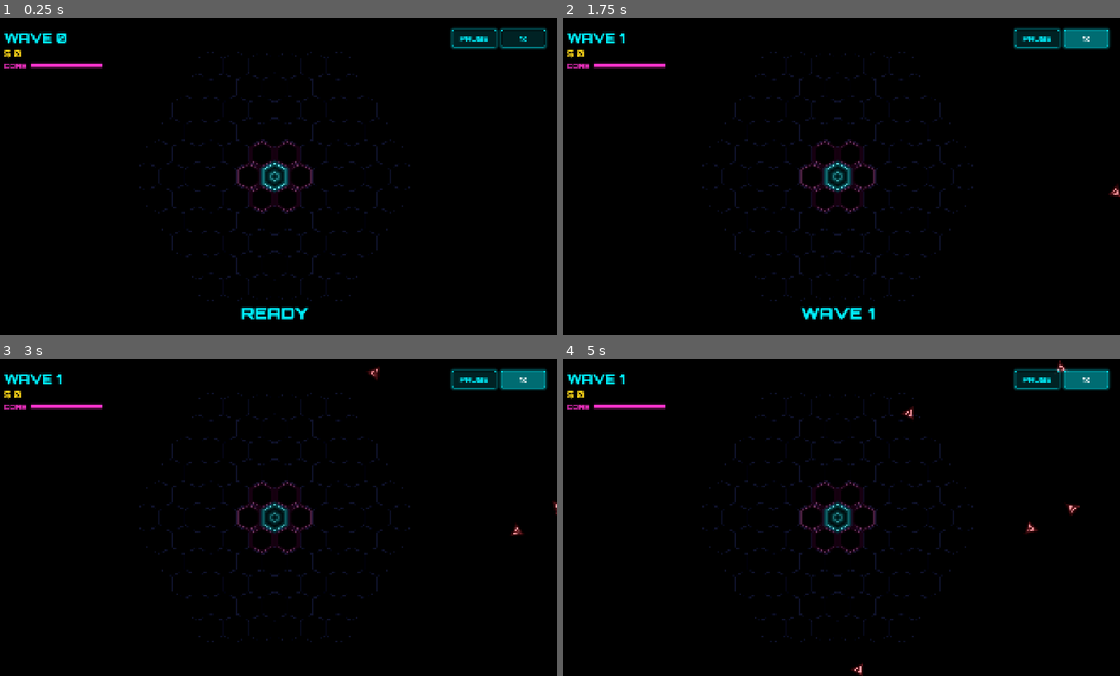
Above: before the commit, frames 1-4 (two rows, left to right).
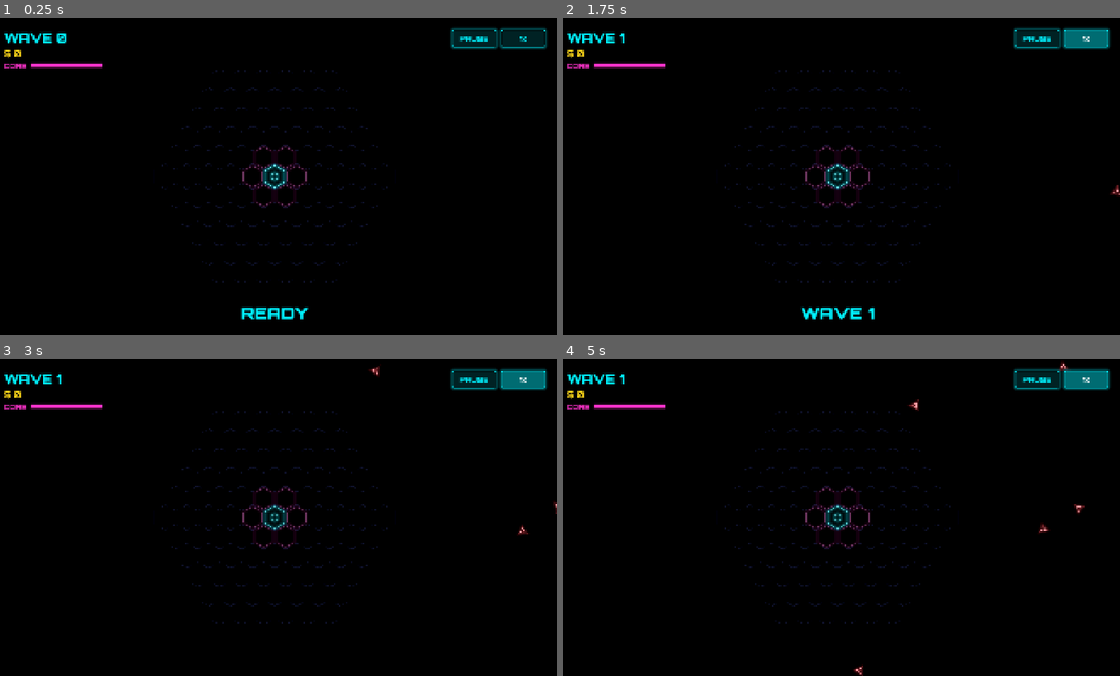
Above: after the commit, the same moments.

Repository: seoyeonwoo11/hexagon
Game: Godot game, scene res://scenes/main.tscn
Two runs of this game, one before a commit and one after it. Both use one fixed random seed, a clock stepped at 60 frames per second and the inputs below.
Inputs:
- Up to frame 1 (0.25 s): no input
- Up to frame 2 (1.75 s): click "1x" at 0.5 s; click "2x" at 1.25 s
- Up to frame 3 (3 s): click "1x" at 2 s; click "2x" at 2.75 s
- Up to frame 4 (5 s): click "1x" at 3.5 s; click "2x" at 4.25 s

The runs differ from the first frame. In frame 1, 2.4% of the frame differs, in the area x 24-74%, y 10-90%; in frame 2, 2.4%; in frame 3, 2.4%; in frame 4, 2.7%, in the area x 24-94%, y 0-100%.

Commit message:
카메라 줌 0.9로 화면 조금 더 축소
Co-Authored-By: Claude Opus 5.5 <noreply@anthropic.com>
Claude-Session: https://claude.ai/code/session_01FxD1R6gogt5cwBiW2ee9Dt

Diff:
--- a/scenes/main.tscn
+++ b/scenes/main.tscn
@@ -20,7 +20,7 @@
 environment = SubResource("Environment_neon")
 
 [node name="Camera2D" type="Camera2D" parent="."]
-zoom = Vector2(1.05, 1.05)
+zoom = Vector2(0.9, 0.9)
 
 [node name="Board" type="Node2D" parent="."]
 script = ExtResource("2_board")
